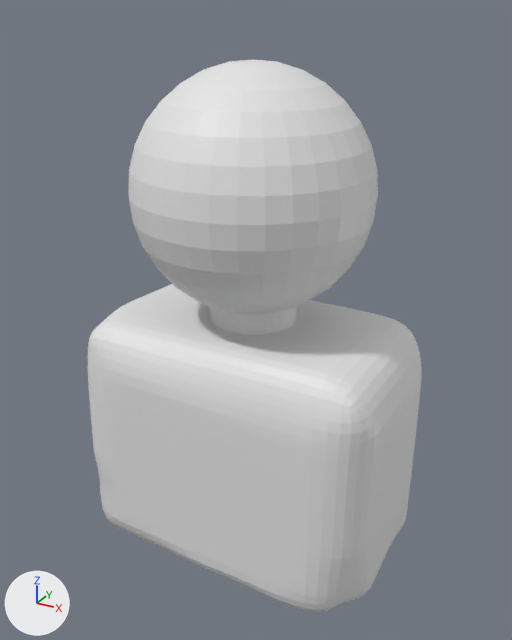
The OBJ model frontend/public/meshes/hats.obj: old version first, new version second.
The view is the same before and after, from a 50 mm lens placed at (1.99, -3.58, 2.6), pointed at (0.06, -0.07, 0.84). Lighting does not change. The marker at lower left points along +X, +Y and +Z. Where no turn or scale is listed for an object, it has been applied to the vertices.
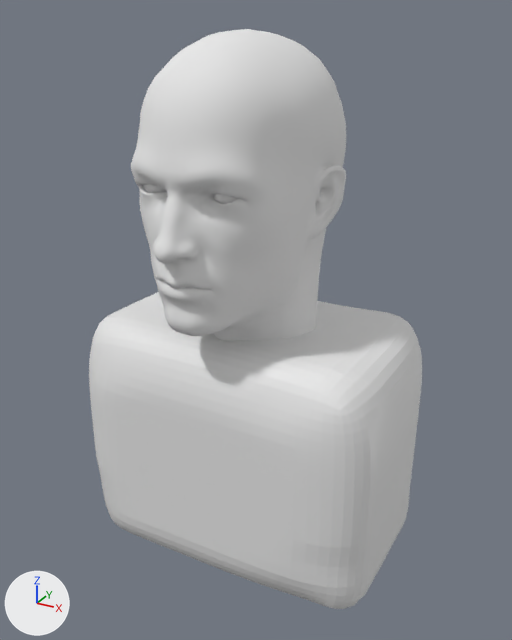
Patch to the scene script:
```diff
--- a/frontend/public/meshes/hats.obj.py
+++ b/frontend/public/meshes/hats.obj.py
@@ mat_material_003 @@
+mat_material_003 = principled_material('Material.003')
+mat_material_003.base_color = (0.8, 0.8, 0.8)  # white #e7e7e7
+mat_material_003.roughness = 1.0
@@ mat_material_001 @@
+mat_material_001 = principled_material('Material.001')
+mat_material_001.base_color = (0.8, 0.8, 0.8)  # white #e7e7e7
+mat_material_001.roughness = 1.0
@@ me_cube @@
 # used by ob_cube; location = (0.0, 0.0, 0.0)
-me_cube.from_pydata(...)  # 3129 vertices, 3127 faces; spans x -1.0..1.0, y -0.72..0.72, z -0.82..2.34
+me_cube.from_pydata(...)  # 2680 vertices, 2647 faces; spans x -1.0..1.0, y -0.65..0.65, z -0.82..0.82
+# me_cube part 1: 1114 vertices moved from x -0.99..1.0, y -0.65..0.65, z -0.82..0.82 to x -1.0..0.99, y -0.65..0.65, z -0.82..0.82; 449 vertices removed from x -0.72..0.72, y -0.72..0.72, z 0.96..2.34
@@ me_man_body_0014_uv_map_man_body_0014_uv_map_001 @@
+me_man_body_0014_uv_map_man_body_0014_uv_map_001.from_pydata(...)  # 5320 vertices, 5236 faces; spans x -0.56..0.57, y -0.93..0.52, z 0.49..2.5
+me_man_body_0014_uv_map_man_body_0014_uv_map_001.materials.append(mat_material_003)  # white #e7e7e7
@@ me_eye_low_l_eyeball_mesh_003 @@
+me_eye_low_l_eyeball_mesh_003.from_pydata(...)  # 462 vertices, 480 faces; spans x -0.296..-0.128, y -0.716..-0.539, z 1.682..1.851
+me_eye_low_l_eyeball_mesh_003.materials.append(mat_material_001)  # white #e7e7e7
@@ me_eye_low_l_001_eyeball_mesh_004 @@
+me_eye_low_l_001_eyeball_mesh_004.from_pydata(...)  # 462 vertices, 480 faces; spans x 0.128..0.297, y -0.716..-0.539, z 1.682..1.851
+me_eye_low_l_001_eyeball_mesh_004.materials.append(mat_material_001)  # white #e7e7e7
@@ ob_man_body_0014_uv_map_man_body_0014_uv_map_001 @@
+ob_man_body_0014_uv_map_man_body_0014_uv_map_001 = bpy.data.objects.new('man_body_0014_uv_map_man_body_0014_uv_map.001', me_man_body_0014_uv_map_man_body_0014_uv_map_001)
+ob_man_body_0014_uv_map_man_body_0014_uv_map_001.location = (0.0, 0.0, 0.0)
@@ ob_eye_low_l_eyeball_mesh_003 @@
+ob_eye_low_l_eyeball_mesh_003 = bpy.data.objects.new('eye_low_L_eyeball_mesh.003', me_eye_low_l_eyeball_mesh_003)
+ob_eye_low_l_eyeball_mesh_003.location = (0.0, 0.0, 0.0)
@@ ob_eye_low_l_001_eyeball_mesh_004 @@
+ob_eye_low_l_001_eyeball_mesh_004 = bpy.data.objects.new('eye_low_L.001_eyeball_mesh.004', me_eye_low_l_001_eyeball_mesh_004)
+ob_eye_low_l_001_eyeball_mesh_004.location = (0.0, 0.0, 0.0)
```

Pixel boxes (x1, y1, x2, y2) of what changed, in the pictures (512 x 640 px; the box of a moved part takes in the faces that stretch with it):
'Cube', reshaped (43% shorter)
    before: (88, 59, 422, 612)
    after: (89, 292, 422, 609)
'man_body_0014_uv_map_man_body_0014_uv_map.001', added
    after: (131, 29, 346, 341)
'eye_low_L.001_eyeball_mesh.004', added
    after: (212, 194, 238, 204)
'eye_low_L_eyeball_mesh.003', added
    after: (143, 184, 166, 193)
part 1 of me_cube, moved or reshaped
    before: (88, 59, 419, 612)
    after: (89, 292, 422, 609)
